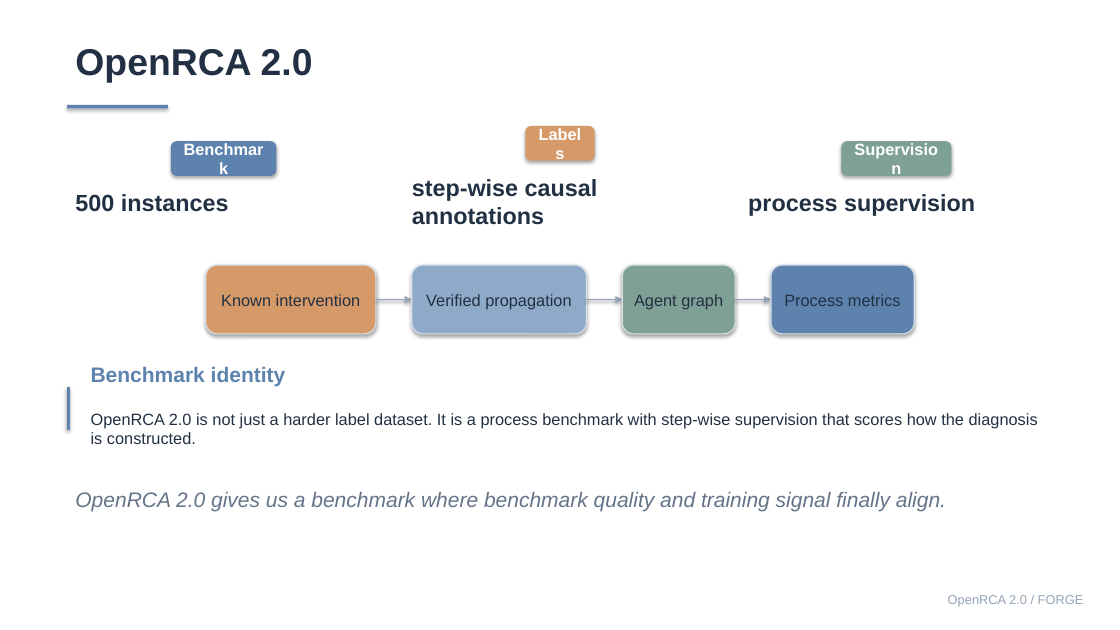
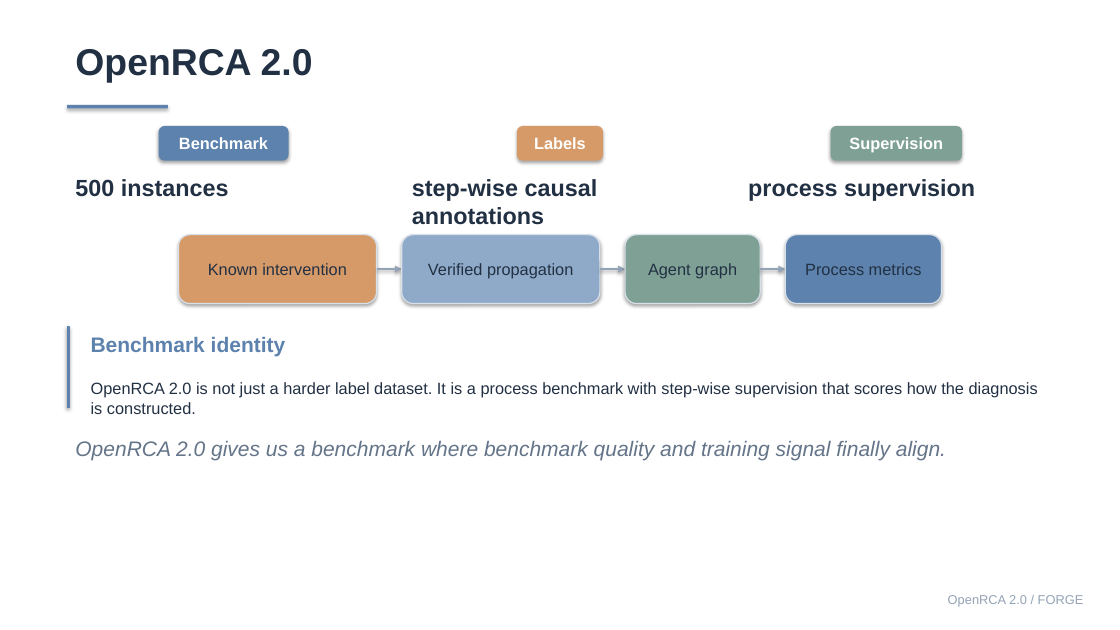
Before and after one commit to Lincyaw/paperops, a slide deck: slide 14 of examples/self-intro/diagnostic_world_model.pptx. Drawn at 1120x630 pixels with LibreOffice and Linux fonts; fonts in the diff are those of the drawing. Boxes give left, top, right and bottom in pixels: in the first picture for what was removed or moved away, otherwise in the second. Text is boxed around its words. In the diff, an @@ line names an element or a change of style, - is before the commit and + after.

```diff
--- a/examples/self-intro/diagnostic_world_model.pptx
+++ b/examples/self-intro/diagnostic_world_model.pptx
@@ rounded rectangle "Benchmark": place and size @@
-rounded rectangle "Benchmark" at [171, 141, 276, 176]
+rounded rectangle "Benchmark" at [159, 126, 289, 160]
@@ rounded rectangle "Labels": place and size @@
-rounded rectangle "Labels" at [525, 126, 594, 160]
+rounded rectangle "Labels" at [517, 126, 602, 160]
@@ rounded rectangle "Supervision": place and size @@
-rounded rectangle "Supervision" at [842, 141, 952, 176]
+rounded rectangle "Supervision" at [831, 126, 963, 160]
@@ text "500 instances": place and size @@
-text "500 instances" at [75, 194, 229, 212]
+text "500 instances" at [75, 179, 229, 197]
@@ text "process supervision" rewrapped from [735, 198, 838, 429] to [748, 179, 975, 201] @@
@@ rounded rectangle "Known intervention": place and size @@
-rounded rectangle "Known intervention" at [206, 265, 376, 334]
+rounded rectangle "Known intervention" at [178, 234, 376, 303]
@@ rounded rectangle "Verified propagation": place and size @@
-rounded rectangle "Verified propagation" at [412, 265, 586, 334]
+rounded rectangle "Verified propagation" at [402, 234, 600, 303]
@@ rounded rectangle "Agent graph": place and size @@
-rounded rectangle "Agent graph" at [623, 265, 735, 334]
+rounded rectangle "Agent graph" at [625, 234, 760, 303]
@@ rounded rectangle "Process metrics": place and size @@
-rounded rectangle "Process metrics" at [771, 265, 915, 334]
+rounded rectangle "Process metrics" at [786, 234, 942, 303]
@@ arrow moved from (376, 299) - (412, 299) to (376, 269) - (402, 269) @@
@@ arrow moved from (586, 299) - (623, 299) to (600, 269) - (625, 269) @@
@@ arrow moved from (735, 299) - (771, 299) to (760, 269) - (786, 269) @@
@@ rectangle: place and size @@
-rectangle at [67, 387, 70, 429]
+rectangle at [67, 327, 70, 408]
@@ text "Benchmark identity" rewrapped from [211, 367, 286, 387] to [91, 337, 286, 356] @@
@@ text "OpenRCA 2.0 is not just ...": place and size @@
-text "OpenRCA 2.0 is not just ..." at [91, 413, 1038, 444]
+text "OpenRCA 2.0 is not just ..." at [91, 382, 1038, 414]
@@ text "OpenRCA 2.0 gives us a ...": place and size @@
-text "OpenRCA 2.0 gives us a ..." at [75, 492, 946, 512]
+text "OpenRCA 2.0 gives us a ..." at [75, 441, 946, 460]
```
Also in this commit, not shown: 19 other slides changed, 10 other files.
